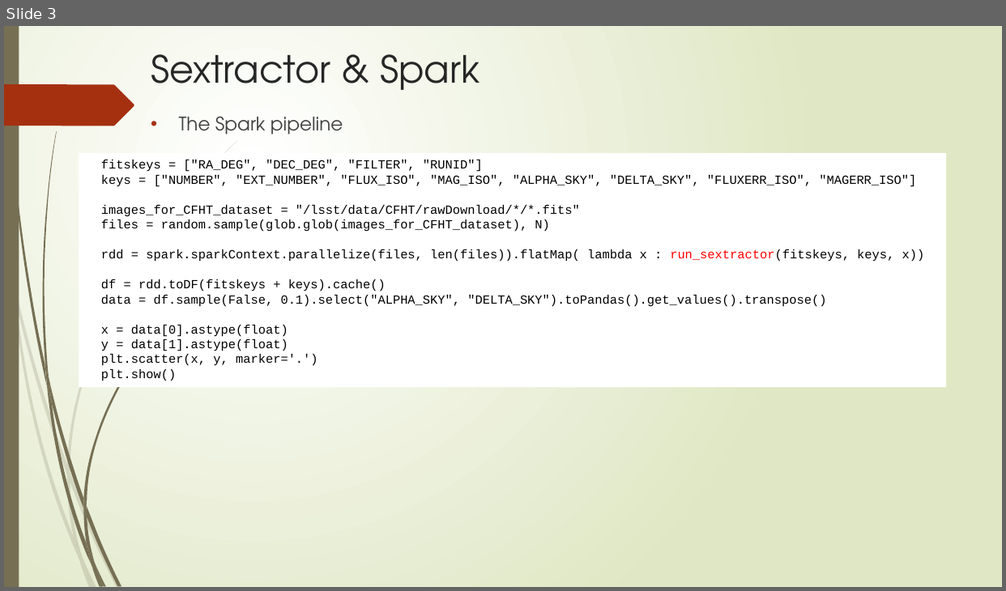
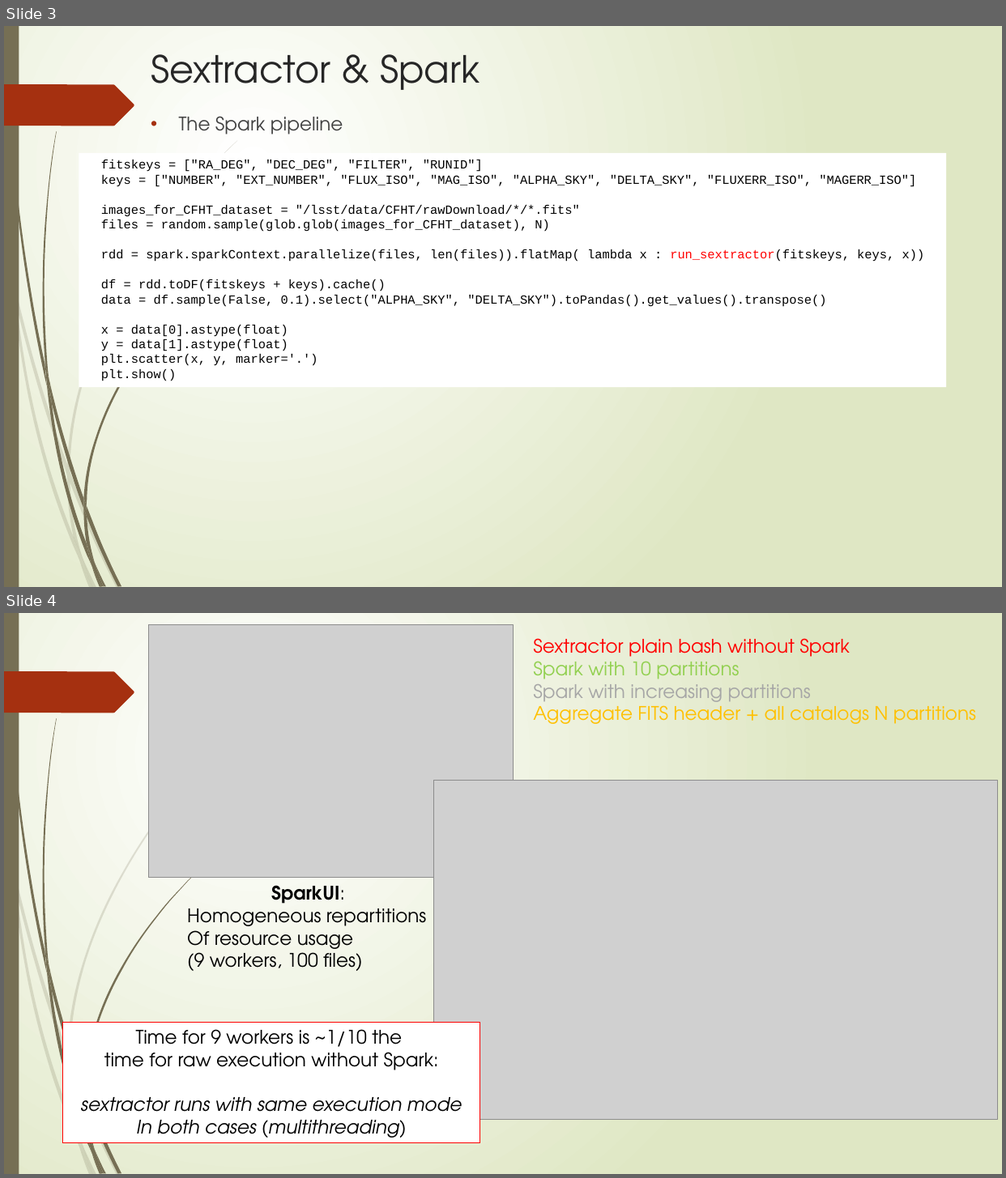
Before and after one commit to astrolabsoftware/spark-sextractor, a slide deck: doc/slides.pptx. Shown one above the other, each under a label of ours: slide 3 before the commit, slides 3 and 4 after it. The pictures are 1006x591 and 1006x1178 pixels, drawn with LibreOffice and Linux fonts; fonts in the diff are those of the drawing; grey boxes stand for pictures. Boxes give left, top, right and bottom in pixels: in the first picture for what was removed or moved away, otherwise in the second. Text is boxed around its words. In the diff, an @@ line names an element or a change of style, - is before the commit and + after.

Commit message:
add slides + pdf

```diff
--- a/doc/slides.pptx
+++ b/doc/slides.pptx
@@ slide 4 added at [4, 613, 1002, 1174], background gradient #FFFFFF to #DFE8C4; not listed: 22 template elements that a slide beside it also shows @@
@@ picture added at [148, 625, 513, 877] @@
@@ text added at [533, 638, 976, 724], 18 pt, text #FFC000 @@
+Sextractor plain bash without Spark
+Spark with 10 partitions
+Spark with increasing partitions
+Aggregate FITS header + all catalogs N partitions
@@ picture added at [434, 781, 998, 1120] @@
@@ text added at [187, 885, 427, 971], 18 pt, text #000000 @@
+SparkUI:
+Homogeneous repartitions
+Of resource usage
+(9 workers, 100 files)
@@ rectangle added at [63, 1023, 480, 1144], fill #FFFFFF, outline #FF0000 0.75 pt, 18 pt, text #000000, italic @@
+Time for 9 workers is ~1/10 the
+time for raw execution without Spark:
+sextractor runs with same execution mode
+In both cases (multithreading)
```
Also in this commit, not shown: 1 slide removed.
